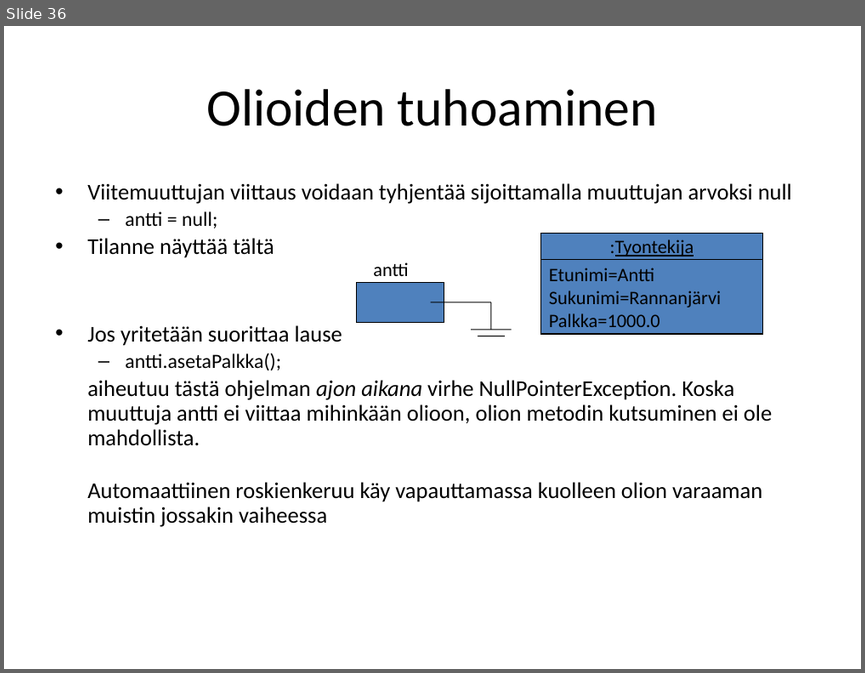
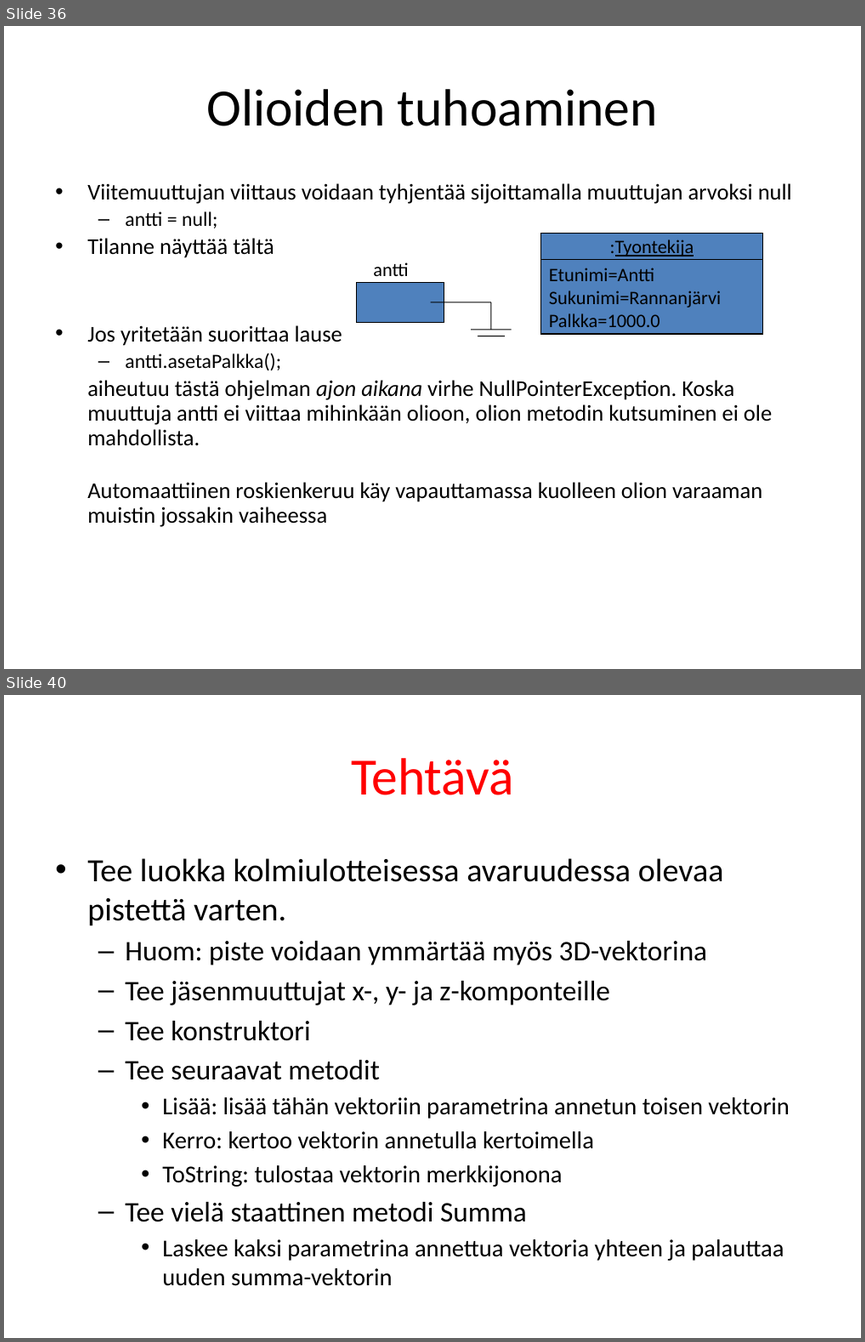
Before and after one commit to lpemake/TITE13oh, a slide deck: Olio-ohjelmointi.pptx. Shown one above the other, each under a label of ours: slide 36 before the commit, slides 36 and 40 after it; the slides between them are not shown. The pictures are 865x673 and 865x1342 pixels, drawn with LibreOffice and Linux fonts; fonts in the diff are those of the drawing. Boxes give left, top, right and bottom in pixels: in the first picture for what was removed or moved away, otherwise in the second. Text is boxed around its words. In the diff, an @@ line names an element or a change of style, - is before the commit and + after.

```diff
--- a/Olio-ohjelmointi.pptx
+++ b/Olio-ohjelmointi.pptx
@@ slide 40 added at (4,695,861,1338), background #FFFFFF @@
@@ title added at (351,758,514,795), 44 pt, text #FF0000 @@
+Tehtävä
@@ text added at (87,858,789,1260), 20.4 pt, text #000000 @@
+• Tee luokka kolmiulotteisessa avaruudessa olevaa pistettä varten.
+  – Huom: piste voidaan ymmärtää myös 3D-vektorina
+  – Tee jäsenmuuttujat x-, y- ja z-komponteille
+  – Tee konstruktori
+  – Tee seuraavat metodit
+    • Lisää: lisää tähän vektoriin parametrina annetun toisen vektorin
+    • Kerro: kertoo vektorin annetulla kertoimella
+    • ToString: tulostaa vektorin merkkijonona
+  – Tee vielä staattinen metodi Summa
+    • Laskee kaksi parametrina annettua vektoria yhteen ja palauttaa uuden summa-vektorin
```
Also in this commit, not shown: 1 slide changed, 97 other slides added, 58 other files.
